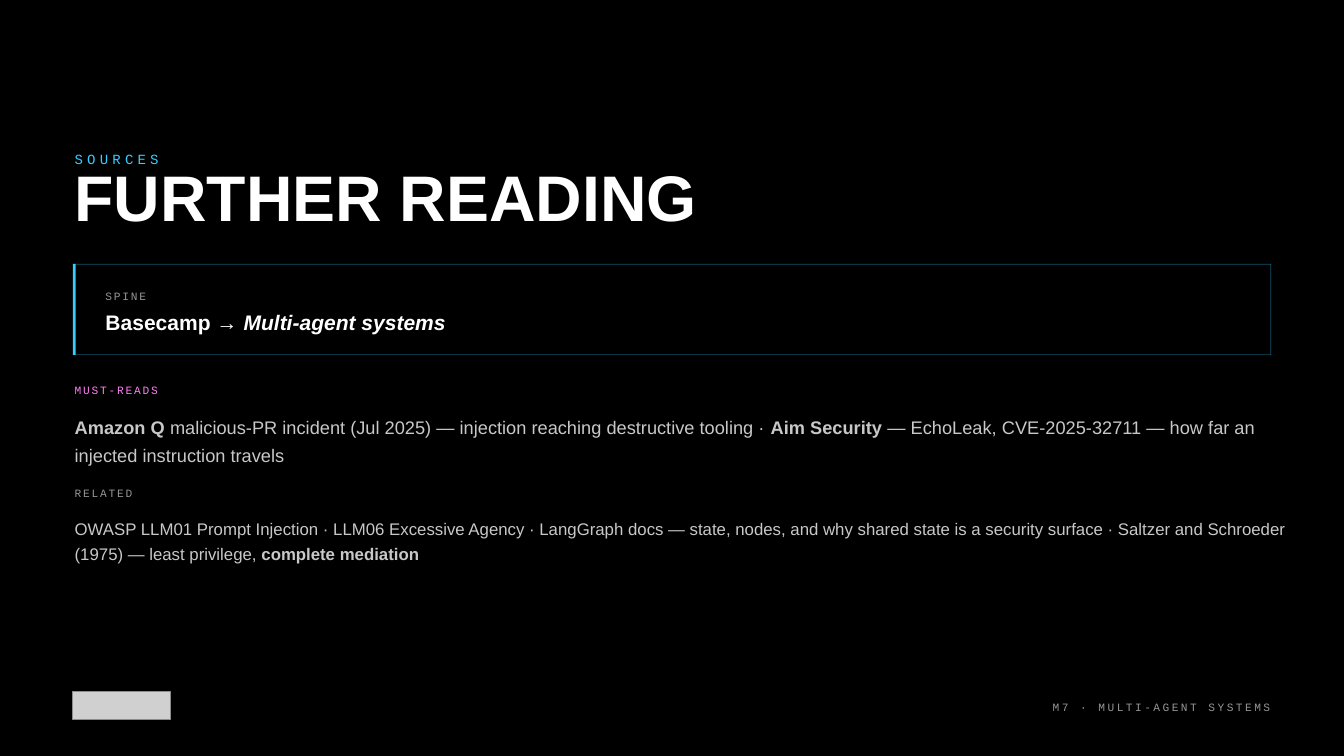
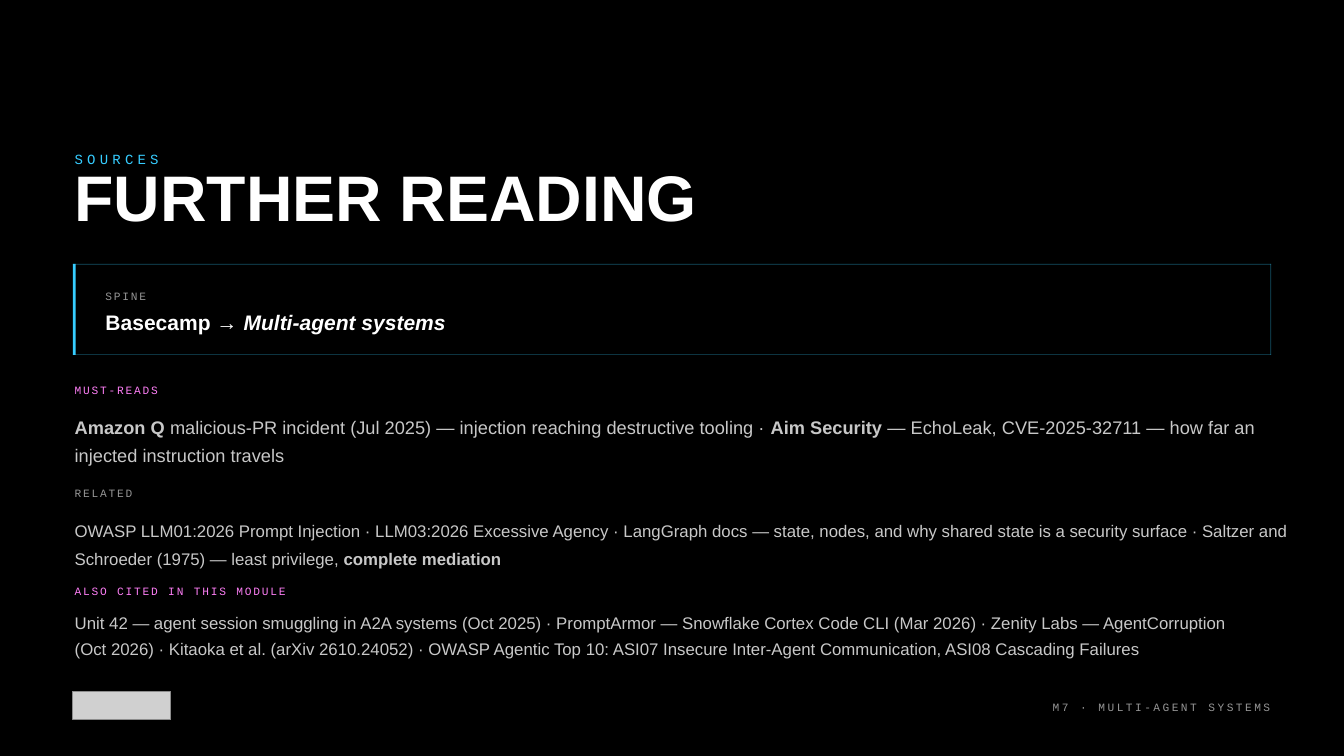
Before and after one commit to kkmookhey/training, a slide deck: slide 27 of blackhat-2026-adversarial-ai/M7-multi-agent/slides/M7 Multi Agent Systems.pptx (slide 26 before the commit). Drawn at 1344x756 pixels with LibreOffice and Linux fonts; fonts in the diff are those of the drawing; grey boxes stand for pictures. Boxes give left, top, right and bottom in pixels: in the first picture for what was removed or moved away, otherwise in the second. Text is boxed around its words. In the diff, an @@ line names an element or a change of style, - is before the commit and + after.

```diff
--- a/blackhat-2026-adversarial-ai/M7-multi-agent/slides/M7 Multi Agent Systems.pptx
+++ b/blackhat-2026-adversarial-ai/M7-multi-agent/slides/M7 Multi Agent Systems.pptx
@@ text at (75, 525, 1287, 569): text changed @@
-OWASP LLM01 Prompt Injection · LLM06 Excessive Agency · LangGraph docs — state, nodes, and why shared state is a security surface · Saltzer and Schroeder (1975) — least privilege, complete mediation
+OWASP LLM01:2026 Prompt Injection · LLM03:2026 Excessive Agency · LangGraph docs — state, nodes, and why shared state is a security surface · Saltzer and Schroeder (1975) — least privilege, complete mediation
@@ text added at (75, 587, 285, 595), 12 pt, text #FD7EF5 @@
+ALSO CITED IN THIS MODULE
@@ text added at (75, 617, 1225, 659), 18 pt, text #C8C8C8 @@
+Unit 42 — agent session smuggling in A2A systems (Oct 2025) · PromptArmor — Snowflake Cortex Code CLI (Mar 2026) · Zenity Labs — AgentCorruption (Oct 2026) · Kitaoka et al. (arXiv 2610.24052) · OWASP Agentic Top 10: ASI07 Insecure Inter-Agent Communication, ASI08 Cascading Failures
```
Also in this commit, not shown: 4 other slides changed, 1 slide added, 33 other files.
